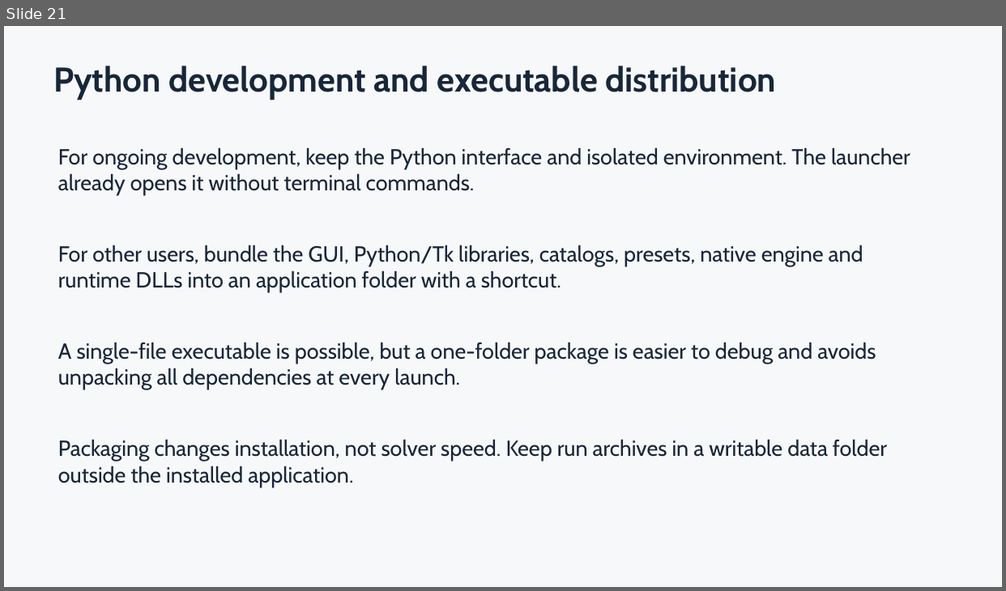
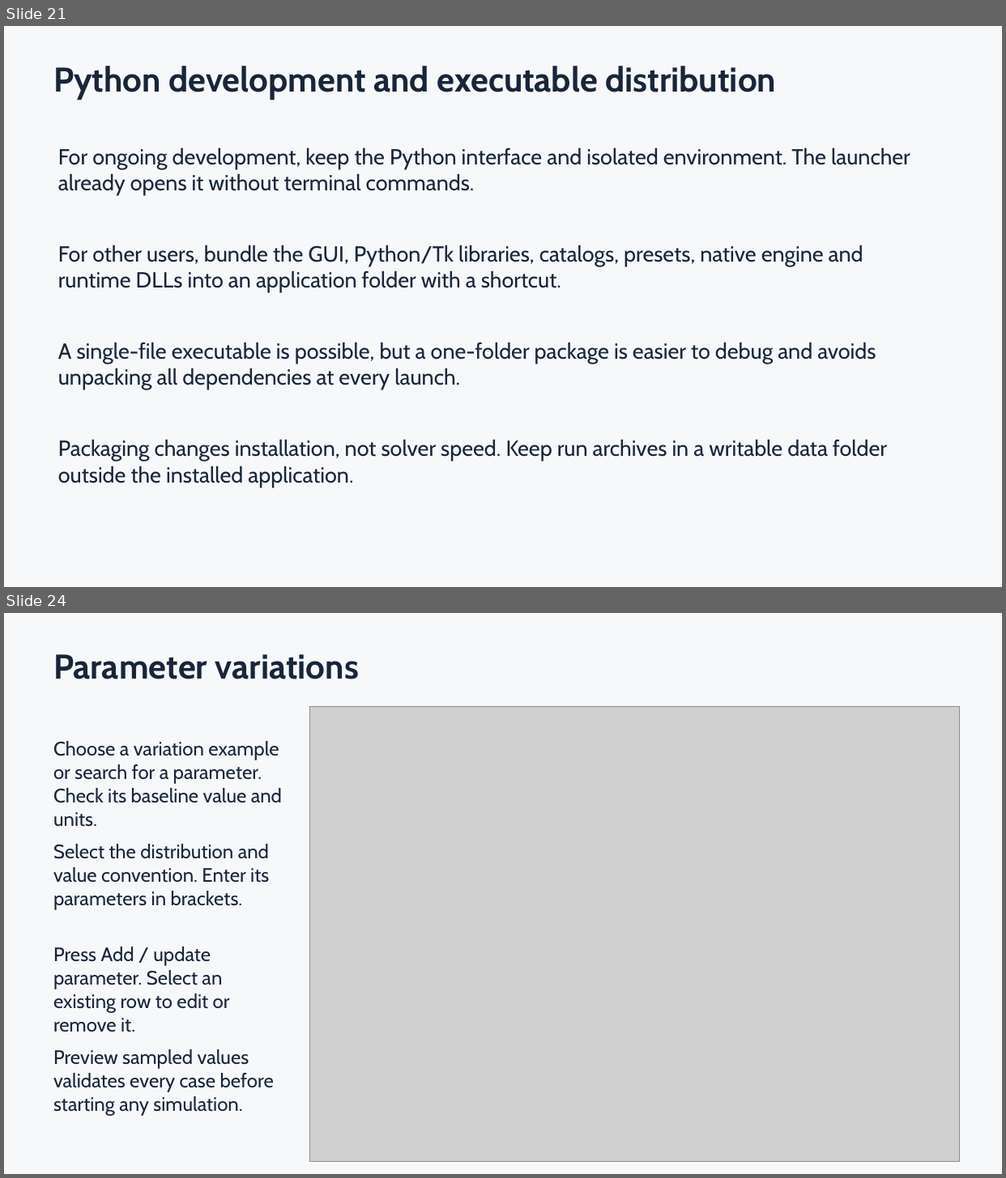
Before and after one commit to MorganSlap/UCI_FWMAV_Flight_Control_Simulation_and_Development, a slide deck: DesktopSIL/docs/Desktop_SIL_Walkthrough.pptx. Shown one above the other, each under a label of ours: slide 21 before the commit, slides 21 and 24 after it; the slides between them are not shown. The pictures are 1006x591 and 1006x1178 pixels, drawn with LibreOffice and Linux fonts; fonts in the diff are those of the drawing; grey boxes stand for pictures. Boxes give left, top, right and bottom in pixels: in the first picture for what was removed or moved away, otherwise in the second. Text is boxed around its words. In the diff, an @@ line names an element or a change of style, - is before the commit and + after.

```diff
--- a/DesktopSIL/docs/Desktop_SIL_Walkthrough.pptx
+++ b/DesktopSIL/docs/Desktop_SIL_Walkthrough.pptx
@@ slide 24 added at [4,613,1002,1174], background #F7F8FA @@
@@ text added at [53,654,359,679], 33 pt, text #182639, bold @@
+Parameter variations
@@ picture added at [309,707,960,1161] @@
@@ text added at [53,741,282,827], 18.8 pt, text #182639 @@
+Choose a variation example or search for a parameter. Check its baseline value and units.
@@ text added at [53,844,269,910], 18.8 pt, text #182639 @@
+Select the distribution and value convention. Enter its parameters in brackets.
@@ text added at [53,947,230,1033], 18.8 pt, text #182639 @@
+Press Add / update parameter. Select an existing row to edit or remove it.
@@ text added at [53,1050,274,1116], 18.8 pt, text #182639 @@
+Preview sampled values validates every case before starting any simulation.
```
Also in this commit, not shown: 4 slides changed, 10 other slides added, 1 other file.
